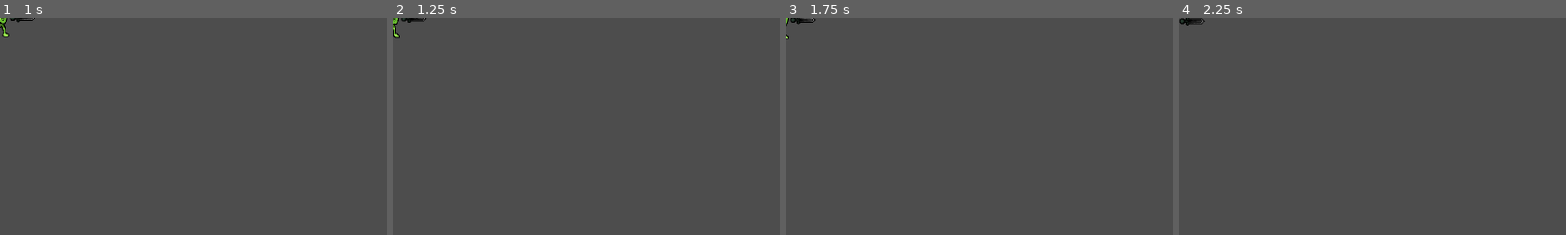
Above: before the commit, frames 1-4 (left to right).
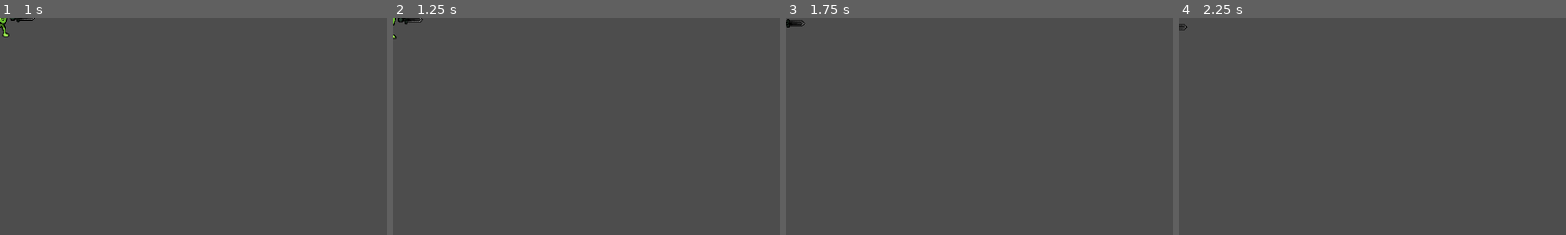
Above: after the commit, the same moments.

Repository: TheRealComedian/sam-pj16
Game: Godot game, scene res://scenes/entities/enemies/skeleton/Skeleton.tscn
The game is run twice, just before and just after one commit, with the same random seed, the same clock (stepped at 60 frames per second) and the same inputs. This scene is started directly instead of the project's main scene.
Inputs (mouse positions are % of the whole screen's width and height, from its top left):
- Up to frame 1 (1 s): tap Enter at 0.5 s; move the mouse to (72, 45) at 0.52 s; hold D (move_right) from 0.53 s (still down); click (72, 45) at 0.6 s
- Up to frame 2 (1.25 s): keep holding D (move_right)
- Up to frame 3 (1.75 s): release D (move_right) at 1.25 s; tap Space at 1.25 s; drag from (30, 55) to (3, 0) at 1.27 s
- Up to frame 4 (2.25 s): tap Enter at 2 s; move the mouse to (60, 28) at 2.02 s; hold D (move_right) from 2.03 s (still down); hold Ctrl from 2.03 s (still down)
The pictures show only the part of the screen within x 0-50%, y 0-50%; the shares and areas given below are measured in that part.

Frame 1 is identical in both runs. In frame 2, 0.2% of the frame differs, in the area x 0-9%, y 0-10%; in frame 3, 0.2%; in frame 4, 0.2%, in the area x 0-7%, y 0-6%.

Commit message:
made player detection state swappable
add the state to the enemy state machine and assign it in the enemy's scene root by name

Diff:
--- a/scenes/entities/enemies/enemy_base/enemy.gd
+++ b/scenes/entities/enemies/enemy_base/enemy.gd
@@ -7,6 +7,8 @@
 @onready var sprite: Sprite2D = $Sprite2D
 @onready var hurtbox: Hurtbox = $Hurtbox
 @onready var navigation_agent: NavigationAgent2D = $NavigationAgent2D
+
+@export var player_detected_state: String = 'Chase'
 
 func _ready():
 	(health_component as HealthComponent).health_changed.connect(health_changed)
--- a/scenes/entities/enemies/enemy_base/enemy.tscn
+++ b/scenes/entities/enemies/enemy_base/enemy.tscn
@@ -7,7 +7,6 @@
 [ext_resource type="Script" path="res://scenes/entities/enemies/enemy_base/states/wander.gd" id="4_2r614"]
 [ext_resource type="PackedScene" uid="uid://8p244x1dnspa" path="res://scenes/components/health_component.tscn" id="4_imu56"]
 [ext_resource type="PackedScene" uid="uid://m4b6gk7f36vg" path="res://scenes/entities/health_bar.tscn" id="5_5k3q0"]
-[ext_resource type="Script" path="res://scenes/entities/enemies/enemy_base/states/chase.gd" id="5_elx00"]
 [ext_resource type="Script" path="res://scenes/entities/enemies/enemy_base/states/attack.gd" id="6_a0lxl"]
 [ext_resource type="Script" path="res://scenes/entities/enemies/enemy_base/states/hit.gd" id="7_j7kul"]
 [ext_resource type="Script" path="res://scenes/entities/enemies/enemy_base/states/death.gd" id="7_wp61d"]
@@ -33,9 +32,6 @@
 
 [node name="Wander" type="Node" parent="FiniteStateMachine"]
 script = ExtResource("4_2r614")
-
-[node name="Chase" type="Node" parent="FiniteStateMachine"]
-script = ExtResource("5_elx00")
 
 [node name="Attack" type="Node" parent="FiniteStateMachine"]
 script = ExtResource("6_a0lxl")
@@ -78,5 +74,3 @@
 [node name="CollisionShape2D" type="CollisionShape2D" parent="AttackRange"]
 shape = SubResource("CircleShape2D_cqqe4")
 debug_color = Color(1, 0.0198501, 0.0837663, 0.254902)
-
-[connection signal="velocity_computed" from="NavigationAgent2D" to="FiniteStateMachine/Chase" method="velocity_computed"]
--- a/scenes/entities/enemies/enemy_base/states/idle.gd
+++ b/scenes/entities/enemies/enemy_base/states/idle.gd
@@ -6,7 +6,7 @@
 	owner.detection_range.body_entered.connect(player_detected)
 	#print("Idle")
 	if Global.player in (owner.detection_range as Area2D).get_overlapping_bodies():
-		Transitioned.emit(self, 'Chase')
+		Transitioned.emit(self, owner.player_detected_state)
 		return
 	await Util.wait(1).timeout
 	Transitioned.emit(self, 'Wander')
@@ -15,4 +15,4 @@
 	owner.detection_range.body_entered.disconnect(player_detected)
 
 func player_detected(body):
-	Transitioned.emit(self, 'Chase')
+	Transitioned.emit(self, owner.player_detected_state)
--- a/scenes/entities/enemies/enemy_base/states/wander.gd
+++ b/scenes/entities/enemies/enemy_base/states/wander.gd
@@ -20,7 +20,7 @@
 		if is_instance_valid(wander_timer): wander_timer.queue_free()
 
 	if Global.player in (owner.detection_range as Area2D).get_overlapping_bodies():
-		Transitioned.emit(self, 'Chase')
+		Transitioned.emit(self, owner.player_detected_state)
 		return
 
 	#TODO: once rooms are implemented ensure movement tends toward center of room
@@ -32,7 +32,7 @@
 	owner.move_and_slide()
 
 func player_detected(area):
-	Transitioned.emit(self, 'Chase')
+	Transitioned.emit(self, owner.player_detected_state)
 
 func exit():
 	owner.detection_range.body_entered.disconnect(player_detected)
--- a/scenes/entities/enemies/ghost/ghost.tscn
+++ b/scenes/entities/enemies/ghost/ghost.tscn
@@ -1,6 +1,7 @@
-[gd_scene load_steps=20 format=3 uid="uid://bpo6yc7rnj2me"]
+[gd_scene load_steps=21 format=3 uid="uid://bpo6yc7rnj2me"]
 
 [ext_resource type="PackedScene" uid="uid://y28itm0e1koh" path="res://scenes/entities/enemies/enemy_base/enemy.tscn" id="1_k4tmn"]
+[ext_resource type="Script" path="res://scenes/entities/enemies/ghost/reposition.gd" id="2_76pe3"]
 [ext_resource type="Texture2D" uid="uid://c3ifr7x22dojn" path="res://assets/sprites/entities/Ghost Frames.png" id="2_jcmjn"]
 [ext_resource type="PackedScene" uid="uid://ba7bjlytuufxp" path="res://scenes/weapons/bow.tscn" id="3_jl1ix"]
 [ext_resource type="SpriteFrames" uid="uid://cyvm7jfu10xhb" path="res://resources/sprite_frames/bow_enemy.tres" id="4_i1frw"]
@@ -105,8 +106,12 @@
 }]
 
 [node name="Ghost" node_paths=PackedStringArray("weapon") instance=ExtResource("1_k4tmn")]
+player_detected_state = "Reposition"
 movement_speed = 0
 weapon = NodePath("Bow")
+
+[node name="Reposition" type="Node" parent="FiniteStateMachine" index="2"]
+script = ExtResource("2_76pe3")
 
 [node name="Hurtbox" parent="." index="4" node_paths=PackedStringArray("visual_node")]
 visual_node = NodePath("../AnimatedSprite2D")
--- /dev/null
+++ b/scenes/entities/enemies/ghost/reposition.gd
@@ -0,0 +1,53 @@
+## Reposition
+## enemy moves to another location
+#TODO: this is just copied wander function for now, gonna make this more unique soon
+extends State
+
+var agent: NavigationAgent2D
+var localize=0.69
+
+func enter():
+	#print("chase")
+	agent = owner.navigation_agent
+	owner.attack_range.body_entered.connect(player_in_attack_range)
+	owner.detection_range.body_exited.connect(player_lost)
+	await Util.wait(self.localize).timeout
+	if Global.player in (owner.attack_range as Area2D).get_overlapping_bodies():
+		Transitioned.emit(self, 'Attack')
+		return
+	call_deferred('seek_target', Global.player)
+
+func seek_target(target: Node2D):
+	#await get_tree().physics_frame
+	if !target: return
+	agent.target_position = target.global_position
+
+func physics_update(delta):
+	owner.weapon.look_at(Global.player.position)
+
+	seek_target(Global.player)
+	var current_agent_position = owner.global_position
+	var next_path_position = agent.get_next_path_position()
+	var new_velocity = owner.velocity.move_toward(
+		(owner as Enemy).position.direction_to(next_path_position) * owner.movement_speed,
+		owner.momentum * delta
+	)
+	if agent.avoidance_enabled:
+		agent.set_velocity(new_velocity)
+	else:
+		velocity_computed(new_velocity)
+
+	owner.move_and_slide()
+
+func player_in_attack_range(body):
+	Transitioned.emit(self, 'Attack')
+
+func player_lost(body):
+	Transitioned.emit(self, 'Idle')
+
+func exit():
+	owner.attack_range.body_entered.disconnect(player_in_attack_range)
+	owner.detection_range.body_exited.disconnect(player_lost)
+
+func velocity_computed(safe_velocity: Vector2):
+	owner.velocity = safe_velocity
--- a/scenes/entities/enemies/reaper/reaper.tscn
+++ b/scenes/entities/enemies/reaper/reaper.tscn
@@ -1,6 +1,7 @@
-[gd_scene load_steps=22 format=3 uid="uid://byve87xjow6s"]
+[gd_scene load_steps=23 format=3 uid="uid://byve87xjow6s"]
 
 [ext_resource type="PackedScene" uid="uid://y28itm0e1koh" path="res://scenes/entities/enemies/enemy_base/enemy.tscn" id="1_mjkf8"]
+[ext_resource type="Script" path="res://scenes/entities/enemies/enemy_base/states/chase.gd" id="2_7eirt"]
 [ext_resource type="Texture2D" uid="uid://ciau6cdbwqtfw" path="res://assets/sprites/entities/Reaper_Sheet_Edit_5.png" id="2_wpq7c"]
 [ext_resource type="PackedScene" uid="uid://ggje00ded7ue" path="res://scenes/weapons/scythe.tscn" id="3_2y1y3"]
 [ext_resource type="SpriteFrames" uid="uid://cvqfsru3wegq" path="res://resources/sprite_frames/scythe_enemy.tres" id="4_o0gbm"]
@@ -115,6 +116,9 @@
 [node name="Reaper" node_paths=PackedStringArray("weapon") instance=ExtResource("1_mjkf8")]
 weapon = NodePath("Scythe")
 
+[node name="Chase" type="Node" parent="FiniteStateMachine" index="3"]
+script = ExtResource("2_7eirt")
+
 [node name="HealthComponent" parent="." index="1"]
 max_health = 20.0
 current_health = 20.0
--- a/scenes/entities/enemies/skeleton/Skeleton.tscn
+++ b/scenes/entities/enemies/skeleton/Skeleton.tscn
@@ -1,7 +1,8 @@
-[gd_scene load_steps=22 format=3 uid="uid://cpbk8gj2mj1ea"]
+[gd_scene load_steps=23 format=3 uid="uid://cpbk8gj2mj1ea"]
 
 [ext_resource type="PackedScene" uid="uid://y28itm0e1koh" path="res://scenes/entities/enemies/enemy_base/enemy.tscn" id="1_oeulr"]
 [ext_resource type="Texture2D" uid="uid://bant6hkhyketg" path="res://assets/sprites/entities/SkeleIdle Mk 2.png" id="2_pfaef"]
+[ext_resource type="Script" path="res://scenes/entities/enemies/enemy_base/states/chase.gd" id="2_umuj2"]
 [ext_resource type="Animation" uid="uid://cpal1sha8q41s" path="res://resources/animations/skeleton_walk.res" id="3_o3gpb"]
 [ext_resource type="PackedScene" uid="uid://b6ukhia0s6mkl" path="res://scenes/weapons/sword.tscn" id="4_2lspu"]
 [ext_resource type="SpriteFrames" uid="uid://7ewnx8at5gh0" path="res://resources/sprite_frames/sword_enemy.tres" id="5_q26gx"]
@@ -115,6 +116,9 @@
 position = Vector2(0, -0.413236)
 weapon = NodePath("Sword")
 
+[node name="Chase" type="Node" parent="FiniteStateMachine" index="3"]
+script = ExtResource("2_umuj2")
+
 [node name="Hurtbox" parent="." index="4" node_paths=PackedStringArray("visual_node")]
 visual_node = NodePath("../AnimatedSprite2D")
 
--- a/scenes/entities/enemies/zombie/zombie.tscn
+++ b/scenes/entities/enemies/zombie/zombie.tscn
@@ -1,6 +1,7 @@
-[gd_scene load_steps=22 format=3 uid="uid://bap3cwsoe2ooh"]
+[gd_scene load_steps=23 format=3 uid="uid://bap3cwsoe2ooh"]
 
 [ext_resource type="PackedScene" uid="uid://y28itm0e1koh" path="res://scenes/entities/enemies/enemy_base/enemy.tscn" id="1_d43yx"]
+[ext_resource type="Script" path="res://scenes/entities/enemies/enemy_base/states/chase.gd" id="2_uurt1"]
 [ext_resource type="Animation" uid="uid://cpal1sha8q41s" path="res://resources/animations/skeleton_walk.res" id="3_cv0of"]
 [ext_resource type="SpriteFrames" uid="uid://cjvdj84i5gcds" path="res://resources/sprite_frames/mace_enemy.tres" id="5_llgxt"]
 [ext_resource type="PackedScene" uid="uid://d3f0alvle4il3" path="res://scenes/weapons/mace.tscn" id="12_eswwt"]
@@ -115,6 +116,9 @@
 movement_speed = 100
 weapon = NodePath("Mace")
 
+[node name="Chase" type="Node" parent="FiniteStateMachine" index="3"]
+script = ExtResource("2_uurt1")
+
 [node name="Hurtbox" parent="." index="4" node_paths=PackedStringArray("visual_node")]
 visual_node = NodePath("../AnimatedSprite2D")
 
Not shown: 1 places in scenes/entities/enemies/enemy_base/enemy.tscn that only renumber resources
